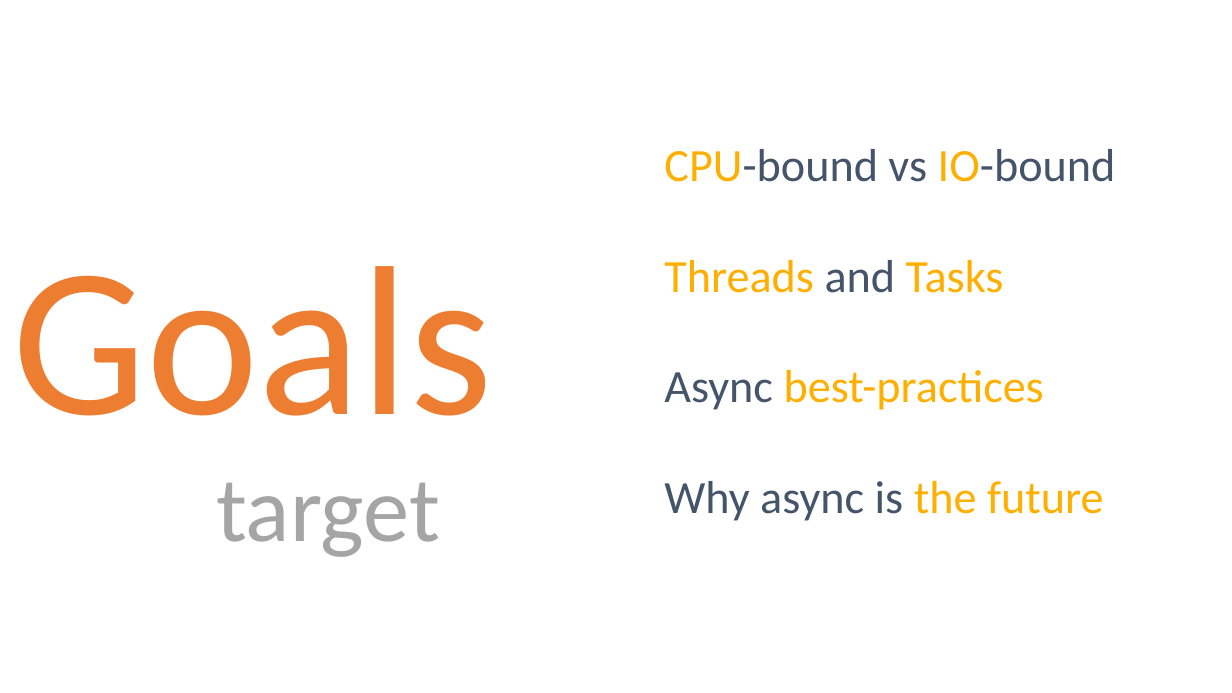
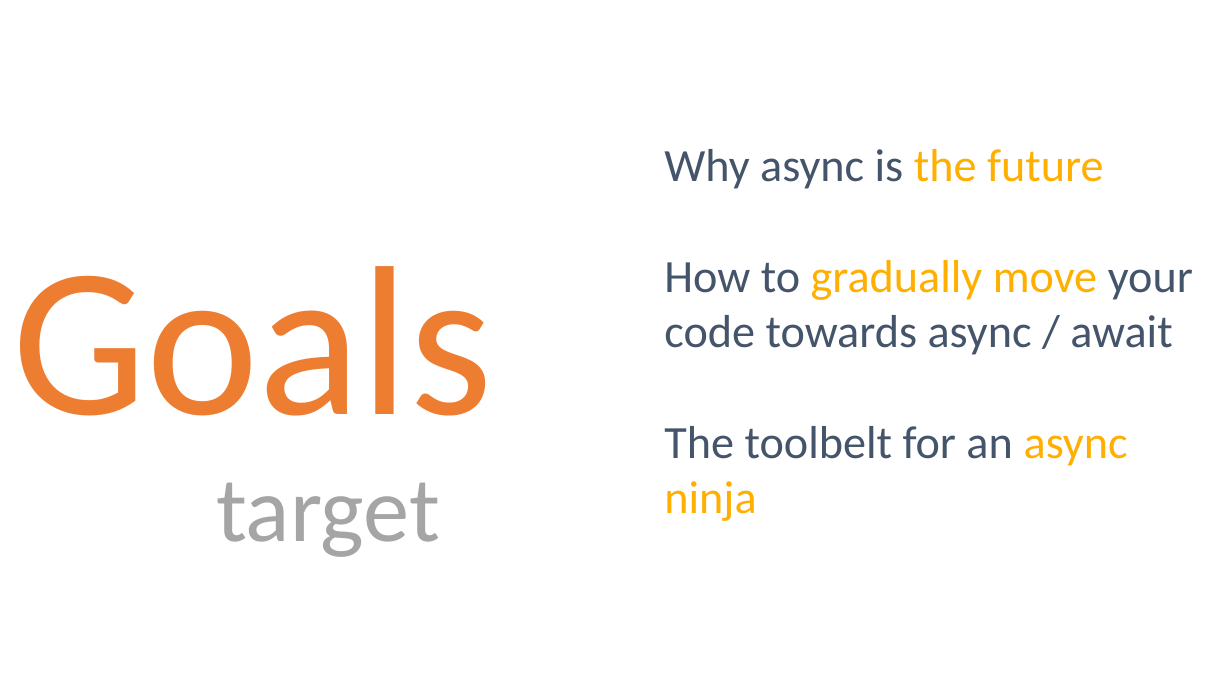
Before and after one commit to danielmarbach/RearchitectTowardsAsyncAwait, a slide deck: slide 3 of presentation.pptx. Drawn at 1232x693 pixels with LibreOffice and Linux fonts; fonts in the diff are those of the drawing. Boxes give left, top, right and bottom in pixels: in the first picture for what was removed or moved away, otherwise in the second. Text is boxed around its words. In the diff, an @@ line names an element or a change of style, - is before the commit and + after.

```diff
--- a/presentation.pptx
+++ b/presentation.pptx
@@ text at [664, 149, 1116, 410]: paragraphs removed @@
-CPU-bound vs IO-bound
-Threads and Tasks
-Async best-practices
@@ text at [664, 260, 1193, 466]: paragraphs added @@
+How to gradually move your
+code towards async / await
+The toolbelt for an async ninja
```
Also in this commit, not shown: 17 other slides changed, 8 slides added, 8 slides removed, 1 other file.
